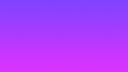
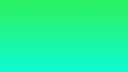
The second 128×72 image is a revision of the first. Changes to its layers:
hid "4" over [0, 0, 128, 72]
showed "3", painted on it over [0, 0, 128, 72]
